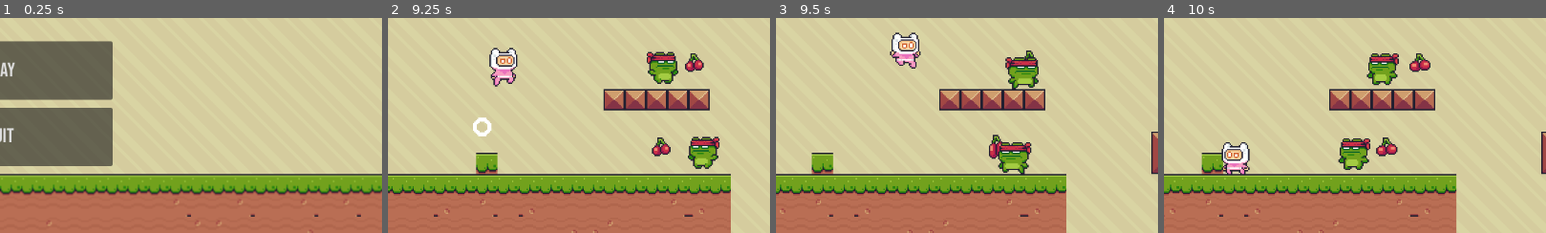
Above: before the commit, frames 1-4 (left to right).
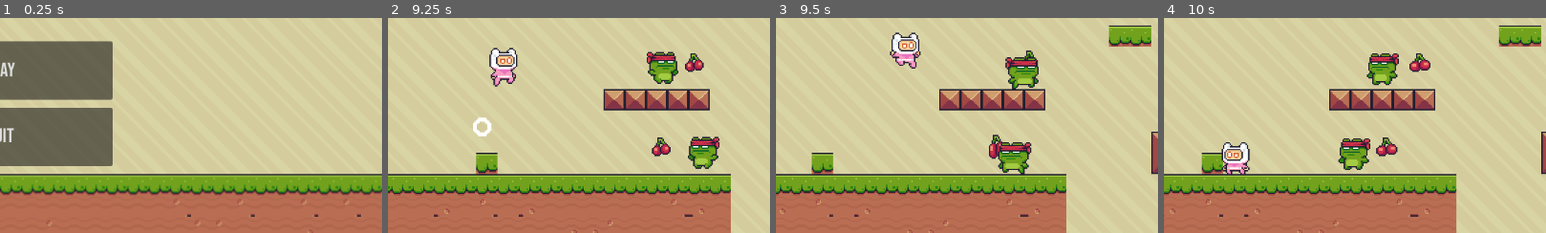
Above: after the commit, the same moments.

Repository: zyguel/Finks-Revenge
Game: Godot game, scene res://scenes/screen/main_menu.tscn
The game is run twice, just before and just after one commit, with the same random seed, the same clock (stepped at 60 frames per second) and the same inputs.
Inputs (mouse positions are % of the whole screen's width and height, from its top left):
- Up to frame 1 (0.25 s): no input
- Up to frame 2 (9.25 s): click "PLAY" at 0.5 s; click "PLAY" at 1.25 s; tap Enter at 2, 3.5, 5 s; move the mouse to (45, 70) at 2.02 s; hold D (move_right) 2.03-3.53 s; tap Space (jump) at 2.27, 2.75, 3.02, 4.25, 4.52, 5.27, 5.75, 6.02, 7.52, 8.27, 9.02 s; move the mouse to (80, 65) at 2.77 s; move the mouse to (20, 35) at 3.52 s; hold A (move_left) 3.53-5.78 s; move the mouse to (55, 50) at 4.27 s; move the mouse to (35, 25) at 5.02 s; move the mouse to (72, 45) at 5.77 s; hold D (move_right) from 5.78 s (still down); move the mouse to (30, 55) at 6.52 s; move the mouse to (60, 28) at 7.27 s; move the mouse to (45, 70) at 8.02 s; move the mouse to (80, 65) at 8.77 s
- Up to frame 3 (9.5 s): keep holding D (move_right)
- Up to frame 4 (10 s): move the mouse to (20, 35) at 9.52 s; release D (move_right) at 9.53 s; hold A (move_left) from 9.53 s (still down)
The pictures show only the part of the screen within x 50-100%, y 38-88%; the shares and areas given below are measured in that part.

Frames 1-2 are identical in both runs. In frame 3, 1.1% of the frame differs, in the area x 87-99%, y 3-14%; in frame 4, 1.1%.
Error in both runs: Cannot call method 'change_scene_to_packed' on a null value. (res://scripts/main_menu.gd:14)

Commit message:
asd

Diff:
--- a/scenes/map.tscn
+++ b/scenes/map.tscn
@@ -583,16 +583,12 @@
 scale = Vector2(2, 2)
 tile_set = SubResource("TileSet_cnj7c")
 format = 2
-layer_0/tile_data = PackedInt32Array(983040, 393218, 0, 9830 …(8738 unchanged characters)…  1, 524347, 786434, 1, 524346, 786434, 1)
+layer_0/tile_data = PackedInt32Array(983040, 393218, 0, 9830 …(8738 unchanged characters)…  1, 524347, 786434, 1, 524346, 786434, 1, 524326, 458754, 0, 524327, 458754, 0, 327723, 458754, 0, 327725, 458754, 0, 327724, 458754, 0, 131120, 458754, 0, 131122, 458754, 0, 131121, 458754, 0, -131018, 458754, 0, -131017, 458754, 0, -131016, 458754, 0)
 
 [node name="Player" parent="." instance=ExtResource("4_u663s")]
 position = Vector2(128, 437)
 scale = Vector2(2, 2)
 
-[node name="Camera2D2" type="Camera2D" parent="Player"]
-limit_left = 0
-limit_bottom = 650
-
 [node name="Saw" parent="." instance=ExtResource("4_hpc4c")]
 position = Vector2(1633, 450)
 
